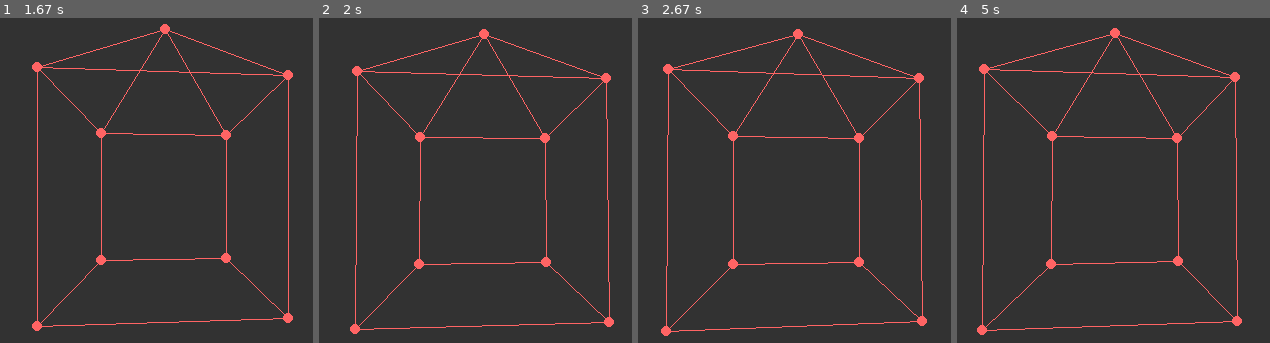
Above: before the commit, frames 1-4 (left to right).
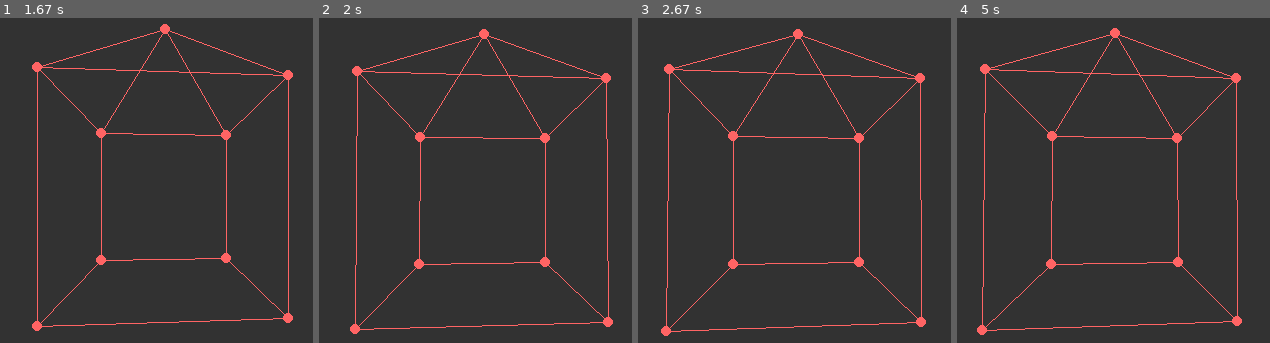
Above: after the commit, the same moments.

Repository: Cuchibambo/Main-Projects
Game: pygame game, started from python/3Dtimes2.py
Same seed, same stepped clock (60 frames per second), same inputs: the game is played once before the commit and once after it.
Inputs (mouse positions are in pixels of both pictures, inside the frame that each line leads up to):
- Up to frame 1 (1.67 s): hold E 0.33-0.8 s; hold Right 0.33-0.8 s; click (159, 219) at 0.88 s; hold Right 1.17-1.63 s; hold D 1.17-1.63 s; tap Z at 1.23, 1.53 s
- Up to frame 2 (2 s): hold Up 1.67-1.97 s; tap Z at 1.73 s
- Up to frame 3 (2.67 s): hold Right 2-2.47 s; hold D 2-2.47 s; tap Z at 2.07, 2.37, 2.57 s; hold Left from 2.5 s (still down)
- Up to frame 4 (5 s): tap Z at 2.87, 3.13, 3.47, 3.77, 3.9, 4.3, 4.6, 4.97 s; release Left at 3.03 s; hold Down 3.07-3.37 s; hold S 3.07-3.37 s; hold Left 3.4-3.8 s; hold Up 3.83-4.2 s; hold Right 4.23-4.87 s; hold D 4.23-4.87 s; hold Down from 4.9 s (still down); hold S from 4.9 s (still down)

Frame 1 is identical in both runs. In frame 2, 0.5% of the frame differs, in the area x 62-95%, y 31-96%; in frame 3, 1.0%; in frame 4, 1.2%, in the area x 7-91%, y 6-85%.

Commit message:
the cahnges are HERE

Diff:
--- a/python/3Dtimes2.py
+++ b/python/3Dtimes2.py
@@ -1,5 +1,4 @@
 from MathScripts import *
-import time
 import pygame
 
 class Point():
@@ -14,6 +13,11 @@
 PointColor = (255, 100, 100)
 pygame.draw.rect(Surface, backgroundColor, pygame.Rect(0, 0, width, height))
 pygame.display.flip()
+
+def PlacePointInFront():
+    Points.append(Point((-Center[0],
+                         -Center[1],
+                         -Center[2]),[]))
 
 Center = (0,0,0)
 CameraDistance = 1
@@ -60,6 +64,9 @@
             if event.key == pygame.K_DOWN:
                 isDOWNpressed = 1
 
+            if event.key == pygame.K_e:
+                PlacePointInFront()
+
         elif event.type == pygame.KEYUP:
             if event.key == pygame.K_z:
                 isZpressed = 0
@@ -77,6 +84,10 @@
                 isUPpressed = 0
             if event.key == pygame.K_DOWN:
                 isDOWNpressed = 0
+
+        elif event.type == pygame.MOUSEBUTTONDOWN:
+            if event.button == 1:
+                PlacePointInFront()
 
     # game loop
     pygame.draw.rect(Surface, backgroundColor, pygame.Rect(0, 0, width, height)) # empty
@@ -102,17 +113,18 @@
               Center[1] + DepthMoveSpeed*MovementVector[1],
               Center[2] + VerticalMoveSpeed*MovementVector[2])
 
+    # Rotation Amounts
     Z_Rotation += Z_RotationSpeed*RotationVector[2]
     X_Rotation += X_RotationSpeed*RotationVector[0]
 
+    # Handle Up-Down Rotation
+    Rotatedvec1 = X_RotationMatrix(vec1,X_Rotation)
+    Rotatedvec2 = X_RotationMatrix(vec2,X_Rotation)
 
     # Handle Left-Right rotation
-    Rotatedvec1 = Z_RotationMatrix(vec1,Z_Rotation)
-    Rotatedvec2 = Z_RotationMatrix(vec2,Z_Rotation)
+    Rotatedvec1 = Z_RotationMatrix(Rotatedvec1,Z_Rotation)
+    Rotatedvec2 = Z_RotationMatrix(Rotatedvec2,Z_Rotation)
 
-    # Handle Up-Down Rotation
-    Rotatedvec1 = X_RotationMatrix(Rotatedvec1,X_Rotation)
-    Rotatedvec2 = X_RotationMatrix(Rotatedvec2,X_Rotation)
 
     # Get Normal and Camera Pos
     Normal = GetNormalVector(Rotatedvec1,Rotatedvec2)
@@ -121,27 +133,37 @@
             Normal[2] * CameraDistance)
 
     # Draw points
-
-    PointsPos = []
+    PointsPos = [None for i in range(len(Points))]
 
     for point in Points:
 
         CenteredPointPos = (point.pos[0] + Center[0],
                             point.pos[1] + Center[1],
                             point.pos[2] + Center[2])
-        NormalPosPoint3D = FindIntersectionBetweeenPointAndPlane(Normal,CenteredPointPos,Camera)
-        NormalPointPos2D = GetLinearCoeficientsRepresentationOfPointOnPlane(Rotatedvec1,Rotatedvec2,NormalPosPoint3D)
-        PointPos2D = (ChangeRange(NormalPointPos2D[0],-1,1,0,width),
-                      ChangeRange(NormalPointPos2D[1],-1,1,0,height))
 
-        PointsPos.append(PointPos2D)
+        # Culling
+        if ProduitScalaire(NormalizeVector(CenteredPointPos),Normal) < 0:
 
-        pygame.draw.circle(Surface, PointColor, PointPos2D, 5)
+            NormalPosPoint3D = FindIntersectionBetweeenPointAndPlane(Normal,CenteredPointPos,Camera)
+            NormalPointPos2D = GetLinearCoeficientsRepresentationOfPointOnPlane(Rotatedvec1,Rotatedvec2,NormalPosPoint3D)
+            PointPos2D = (ChangeRange(NormalPointPos2D[0],-1,1,0,width),
+                        ChangeRange(NormalPointPos2D[1],-1,1,0,height))
 
+            PointsPos[Points.index(point)] = PointPos2D # type: ignore
+
+            pygame.draw.circle(Surface, PointColor, PointPos2D, 5)
+
+    # Culling makes it weird
     for i in range(len(Points)):
-        for vertex in Points[i].connectedVertexIndex:
-            pygame.draw.line(Surface,PointColor,PointsPos[i],PointsPos[vertex])
+        try:
+            for vertex in Points[i].connectedVertexIndex:
+                if PointsPos[vertex] != None:
+                    pygame.draw.line(Surface,PointColor,PointsPos[i],PointsPos[vertex]) # type: ignore
+                else:
+                    pass
+        except:
+            pass
 
     pygame.display.flip()
 
-# TODO Up-Down Rotation
+# TODO Add Culling
